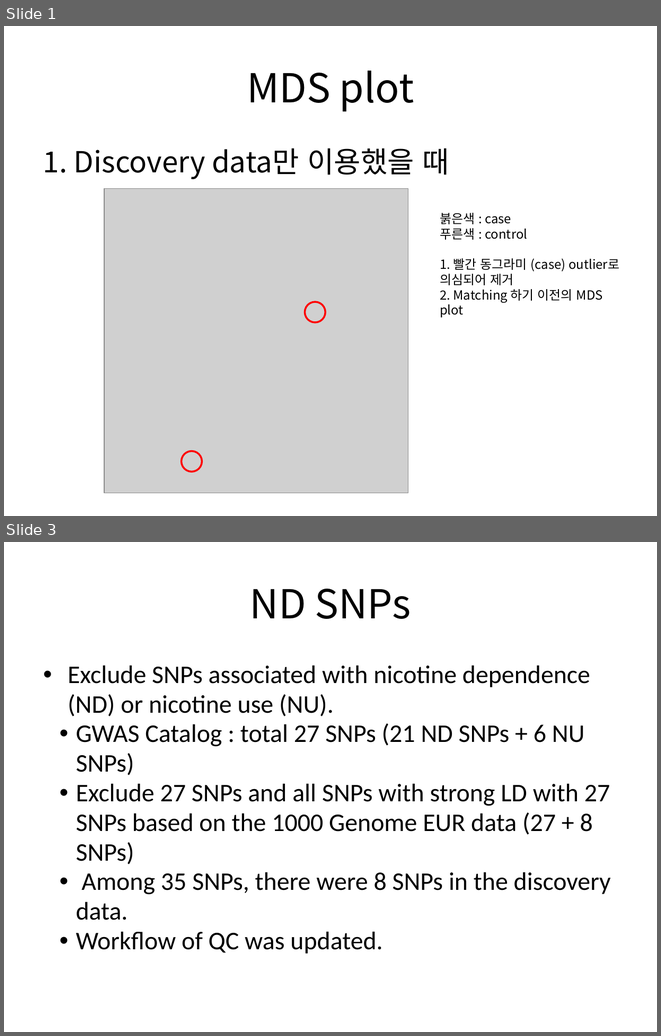
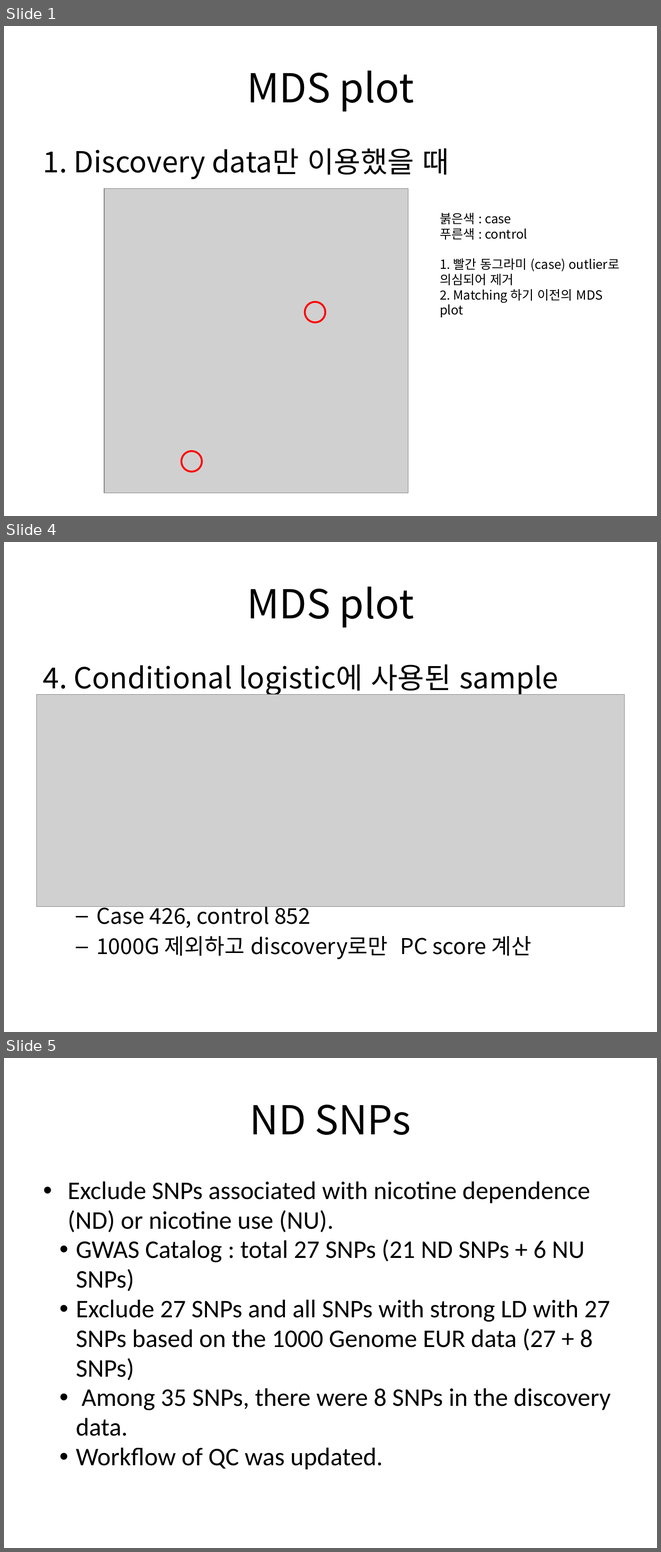
Before and after one commit to wonji/WJ_codes, a slide deck: LAM/Revision_20181012.pptx. Shown one above the other, each under a label of ours: slides 1 and 3 before the commit, slides 1, 4 and 5 after it; the slides between them are not shown. The pictures are 661x1036 and 661x1552 pixels, drawn with LibreOffice and Linux fonts; fonts in the diff are those of the drawing; grey boxes stand for pictures. Boxes give left, top, right and bottom in pixels: in the first picture for what was removed or moved away, otherwise in the second. Text is boxed around its words. In the diff, an @@ line names an element or a change of style, - is before the commit and + after.

Commit message:
[LAM] 1. Two cases & 4 controls were excluded (regarded as ouliers based on the MDS plot with 1000G) - Method 2

```diff
--- a/LAM/Revision_20181012.pptx
+++ b/LAM/Revision_20181012.pptx
@@ slide 4 added at (4,542,657,1032), background #FFFFFF @@
@@ title added at (247,587,414,628), 44 pt, text #000000 @@
+MDS plot
@@ text added at (43,664,558,959), 24 pt, text #000000 @@
+4. Conditional logistic에 사용된 sample
+  – Case 426, control 852
+  – 1000G 제외하고 discovery로만 PC score 계산
@@ picture added at (37,694,624,906) @@
@@ what was slide 3 is now slide 5 @@
```
Also in this commit, not shown: 4 slides changed, 1 other slide added, 10 other files.
